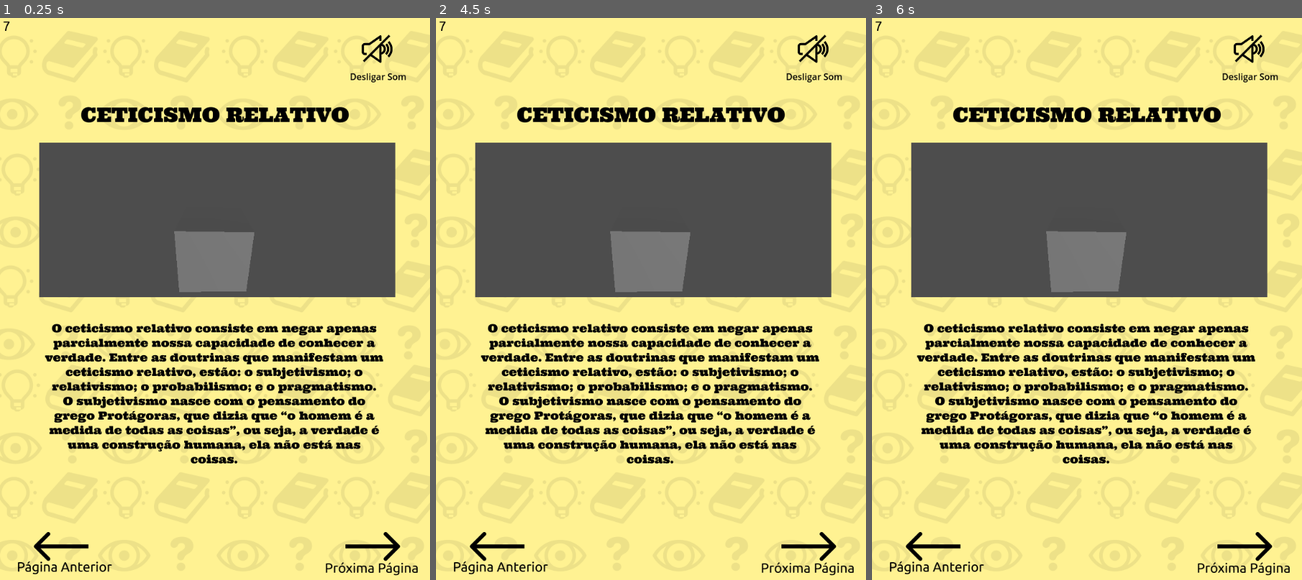
Above: before the commit, frames 1-3 (left to right).
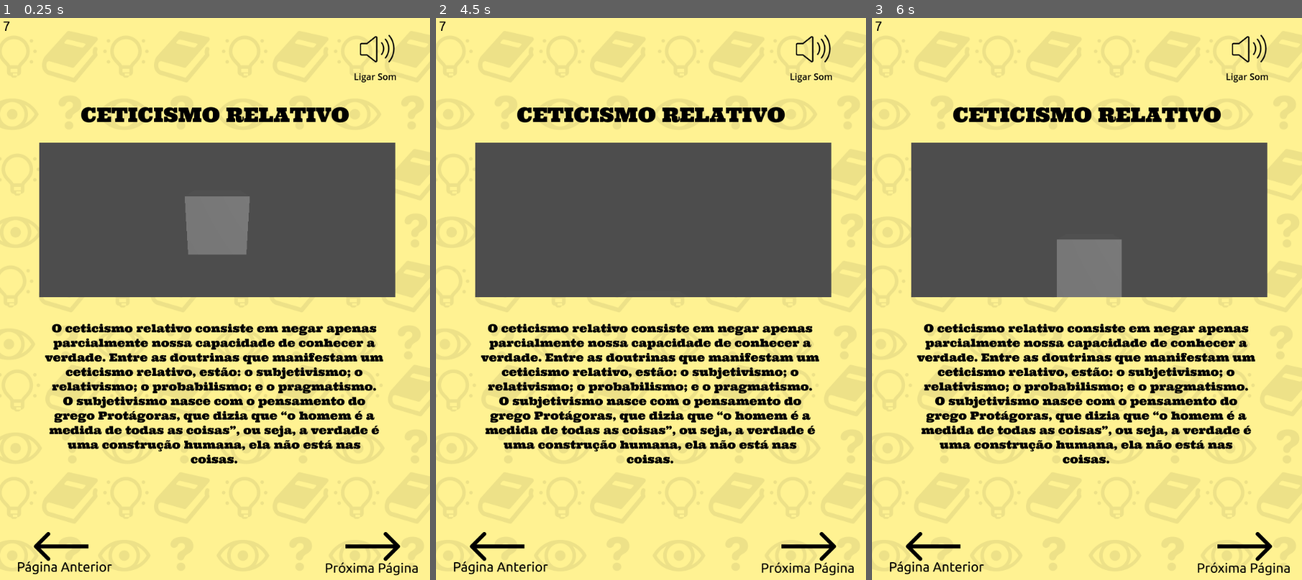
Above: after the commit, the same moments.

Repository: sandrovscarneiro/livro-interativo
Game: Godot game, scene res://cenas/pagina_7.tscn
The game is run twice, just before and just after one commit, with the same random seed, the same clock (stepped at 60 frames per second) and the same inputs. This scene is started directly instead of the project's main scene. Sound files missing from this copy of the repository are replaced by a short silence.
Inputs (mouse positions are in pixels of both pictures, inside the frame that each line leads up to):
- Up to frame 1 (0.25 s): no input
- Up to frame 2 (4.5 s): tap Enter at 0.5, 2, 3.5 s; move the mouse to (745, 276) at 0.52 s; click (745, 276) at 0.67 s; tap Space at 1.25, 2.75, 4.25 s; drag from (565, 332) to (629, 417) at 1.27 s; move the mouse to (694, 180) at 2.02 s; click (694, 180) at 2.17 s; drag from (629, 417) to (522, 220) at 2.77 s; move the mouse to (780, 388) at 3.52 s; click (780, 388) at 3.67 s; drag from (522, 220) to (586, 158) at 4.27 s
- Up to frame 3 (6 s): move the mouse to (1108, 304) at 5.02 s; click (1108, 304) at 5.17 s; drag from (1022, 158) to (1001, 332) at 5.77 s

The runs differ from the first frame. In frame 1, 2.5% of the frame differs, in the area x 40-95%, y 2-49%; in frame 2, 2.2%; in frame 3, 0.9%.

Commit message:
girar câmera

Diff:
--- a/cenas/pagina_7.tscn
+++ b/cenas/pagina_7.tscn
@@ -9,6 +9,7 @@
 [ext_resource type="Script" uid="uid://ealxwk1jt2js" path="res://scripts/btn_som.gd" id="5_ymvf6"]
 [ext_resource type="Script" uid="uid://d2187rgv385j5" path="res://scripts/audio_stream_player.gd" id="7_1lhl4"]
 [ext_resource type="Script" uid="uid://s1xo5kem3d4k" path="res://scripts/btn_pag_anterior.gd" id="7_fsfl7"]
+[ext_resource type="Script" uid="uid://4ounkdvpclir" path="res://scripts/node_3d.gd" id="10_1lhl4"]
 
 [sub_resource type="BoxMesh" id="BoxMesh_ymvf6"]
 
@@ -59,9 +60,12 @@
 size = Vector2i(636, 276)
 
 [node name="Node3D" type="Node3D" parent="SubViewportContainer/SubViewport"]
+rotation_order = 0
+script = ExtResource("10_1lhl4")
 
 [node name="Camera3D" type="Camera3D" parent="SubViewportContainer/SubViewport/Node3D"]
-transform = Transform3D(0.99901867, -0.017734326, -0.04058521, 0.031664114, 0.92668927, 0.3744919, 0.030968515, -0.3754096, 0.92634153, -0.04768634, 1.3427916, 2.1877308)
+transform = Transform3D(1, 0, 0, 0, 0.95968765, 0.2810687, 0, -0.28106877, 0.9596877, 0, 0.8031956, 2.821689)
+current = true
 fov = 54.22209
 
 [node name="DirectionalLight3D" type="DirectionalLight3D" parent="SubViewportContainer/SubViewport/Node3D"]
--- a/scripts/globals.gd
+++ b/scripts/globals.gd
@@ -1,3 +1,3 @@
 extends Node
 
-var play_sound:bool = true;
+var play_sound:bool = false;
--- /dev/null
+++ b/scripts/node_3d.gd
@@ -0,0 +1,30 @@
+extends Node3D
+
+var rotating := false
+var last_pos := Vector2.ZERO
+var rotation_speed := 0.01
+
+var yaw := 0.0
+var pitch := 0.0
+
+@onready var cam := $Camera3D
+
+func _input(event):
+	if event is InputEventScreenTouch:
+		rotating = event.pressed
+		last_pos = event.position
+
+	if event is InputEventScreenDrag and rotating:
+		var delta = event.position - last_pos
+		last_pos = event.position
+
+		yaw -= delta.x * rotation_speed
+		pitch -= delta.y * rotation_speed
+		pitch = clamp(pitch, deg_to_rad(-80), deg_to_rad(80))
+
+		rotation.y = yaw      # gira o pivot (horizontal)
+		cam.rotation.x = pitch # gira a camera (vertical)
+
+func _process(delta):
+	print("Pivot rot:", rotation)
+	print("Camera rot:", cam.rotation)
Not shown: 1 places in cenas/pagina_7.tscn that only renumber resources
Not shown, added: scripts/node_3d.gd.uid
